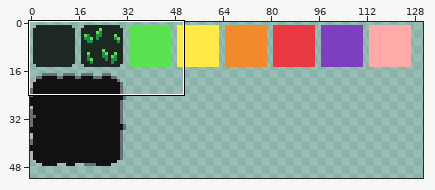
Two states of a pixel-art file, assets/tiles.ase. The first picture is a wide view before the edit; the outline marks the close-up.
Close-up. Before the edit:
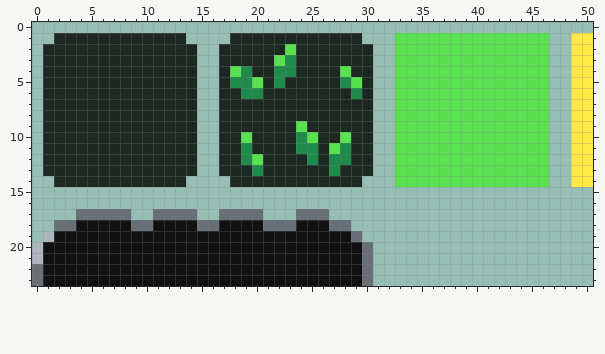
512x512 pixels, 1 frame. Shown: x 0..50, y 0..23. The wide view leaves out empty margins.
Once edited:
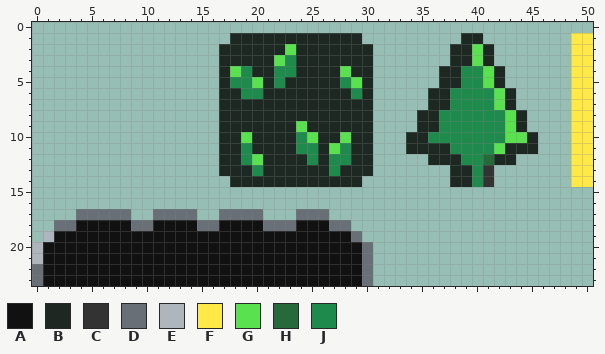
Palette (. is transparent): A #111111  B #1c2821  C #333333  D #696f77  E #aeb5bd  F #ffe947  G #5ae150  H #26693b  J #1e8a4c
The exact change:
--- layers "Layer 1", "bg"
@@ x 0..50 @@
  0 ...................................................
- 1 ..BBBBBBBBBBBB....BBBBBBBBBBBB...GGGGGGGGGGGGGG..FF
- 2 .BBBBBBBBBBBBBB..BBBBBBGBBBBBBB..GGGGGGGGGGGGGG..FF
- 3 .BBBBBBBBBBBBBB..BBBBBGJBBBBBBB..GGGGGGGGGGGGGG..FF
- 4 .BBBBBBBBBBBBBB..BGJBBJJBBBBGBB..GGGGGGGGGGGGGG..FF
- 5 .BBBBBBBBBBBBBB..BJJGBJBBBBBJGB..GGGGGGGGGGGGGG..FF
- 6 .BBBBBBBBBBBBBB..BBJJBBBBBBBBJB..GGGGGGGGGGGGGG..FF
- 7 .BBBBBBBBBBBBBB..BBBBBBBBBBBBBB..GGGGGGGGGGGGGG..FF
- 8 .BBBBBBBBBBBBBB..BBBBBBBBBBBBBB..GGGGGGGGGGGGGG..FF
- 9 .BBBBBBBBBBBBBB..BBBBBBBGBBBBBB..GGGGGGGGGGGGGG..FF
-10 .BBBBBBBBBBBBBB..BBGBBBBJGBBGBB..GGGGGGGGGGGGGG..FF
-11 .BBBBBBBBBBBBBB..BBJBBBBJJBGJBB..GGGGGGGGGGGGGG..FF
-12 .BBBBBBBBBBBBBB..BBJGBBBBJBJJBB..GGGGGGGGGGGGGG..FF
-13 .BBBBBBBBBBBBBB..BBBJBBBBBBJBBB..GGGGGGGGGGGGGG..FF
-14 ..BBBBBBBBBBBB....BBBBBBBBBBBB...GGGGGGGGGGGGGG..FF
+ 1 ..................BBBBBBBBBBBB.........BB........FF
+ 2 .................BBBBBBGBBBBBBB.......BBGB.......FF
+ 3 .................BBBBBGJBBBBBBB.......BBGB.......FF
+ 4 .................BGJBBJJBBBBGBB......BBJJGB......FF
+ 5 .................BJJGBJBBBBBJGB......BBJJGB......FF
+ 6 .................BBJJBBBBBBBBJB.....BBJJJJGB.....FF
+ 7 .................BBBBBBBBBBBBBB.....BBJJJJGB.....FF
+ 8 .................BBBBBBBBBBBBBB....BBJJJJJJGB....FF
+ 9 .................BBBBBBBGBBBBBB....BBJJJJJJGB....FF
+10 .................BBGBBBBJGBBGBB...BBJJJJJJJGGB...FF
+11 .................BBJBBBBJJBGJBB...BBBBJJJJGBBB...FF
+12 .................BBJGBBBBJBJJBB.....BBBJJHBB.....FF
+13 .................BBBJBBBBBBJBBB.......BBJC.......FF
+14 ..................BBBBBBBBBBBB........BBJC.......FF
 15 ...................................................
